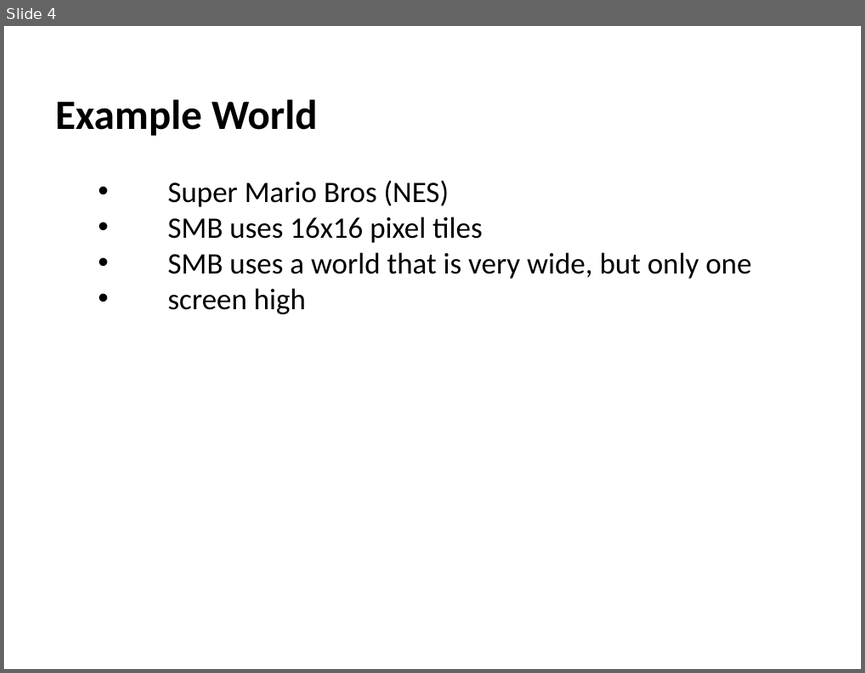
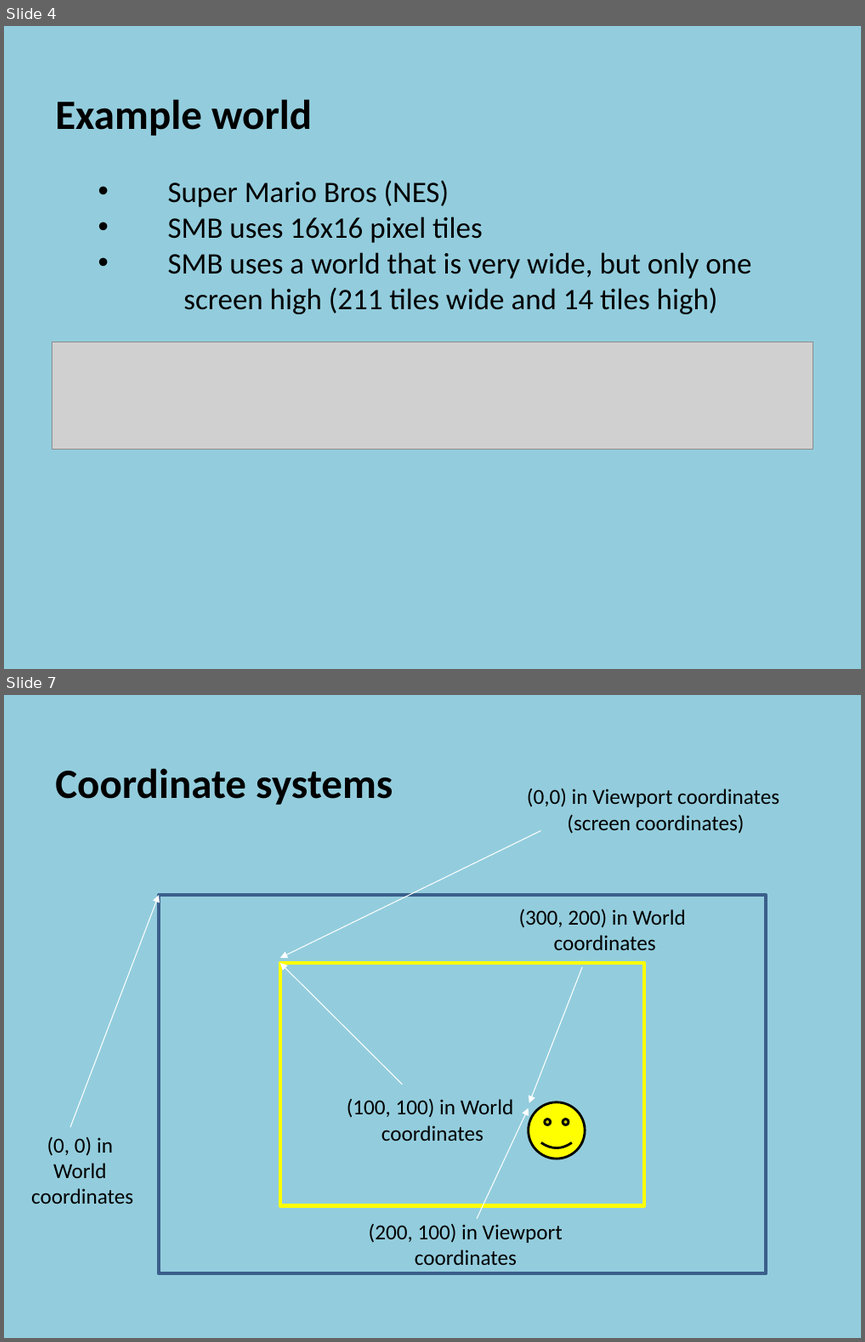
Before and after one commit to szetko/course-materials, a slide deck: Programming 4/07.1 Manual Scrolling Tile Map/07.1 Manual Scrolling Tile Map.pptx. Shown one above the other, each under a label of ours: slide 4 before the commit, slides 4 and 7 after it; the slides between them are not shown. The pictures are 865x673 and 865x1342 pixels, drawn with LibreOffice and Linux fonts; fonts in the diff are those of the drawing; grey boxes stand for pictures. Boxes give left, top, right and bottom in pixels: in the first picture for what was removed or moved away, otherwise in the second. Text is boxed around its words. In the diff, an @@ line names an element or a change of style, - is before the commit and + after.

```diff
--- a/Programming 4/07.1 Manual Scrolling Tile Map/07.1 Manual Scrolling Tile Map.pptx
+++ b/Programming 4/07.1 Manual Scrolling Tile Map/07.1 Manual Scrolling Tile Map.pptx
@@ slide 7 added at (4,695,861,1338), background #93CDDD @@
@@ text added at (55,768,392,805), 35 pt, text #000000, bold @@
+  Coordinate systems
@@ text added at (527,788,779,834), 18 pt, text #000000 @@
+(0,0) in Viewport coordinates
+(screen coordinates)
@@ arrow added from (540, 830) to (280, 958), #FFFFFF 0.75 pt @@
@@ arrow added from (70, 1127) to (159, 895), #FFFFFF 0.75 pt @@
@@ rectangle added at (159,895,766,1273), outline #3A5F8C 3 pt @@
@@ text added at (519,909,686,950), 18 pt, text #000000 @@
+(300, 200) in World
+coordinates
@@ rectangle added at (280,962,644,1205), outline #FFFF00 3 pt @@
@@ arrow added from (403, 1084) to (280, 962), #FFFFFF 0.75 pt @@
@@ arrow added from (582, 967) to (529, 1103), #FFFFFF 0.75 pt @@
@@ text added at (347,1099,513,1140), 18 pt, text #000000 @@
+(100, 100) in World
+coordinates
@@ smiley face added at (528,1102,585,1158), fill #FFFF00, outline #000000 2 pt @@
@@ arrow added from (477, 1219) to (528, 1108), #FFFFFF 0.75 pt @@
@@ text added at (31,1137,133,1203), 18 pt, text #000000 @@
+(0, 0) in
+World
+coordinates
@@ text added at (369,1224,562,1265), 18 pt, text #000000 @@
+(200, 100) in Viewport
+coordinates
@@ slide 4 changed as well @@
@@ background #FFFFFF to #93CDDD @@
@@ text at (55,99,312,136): text changed @@
-  Example World
+  Example world
@@ text at (183,287,718,314): text changed @@
-    • screen high
+    screen high (211 tiles wide and 14 tiles high)
@@ picture added at (52,341,813,448) @@
```
Also in this commit, not shown: 3 other slides changed, 15 other slides added, 13 other files.
